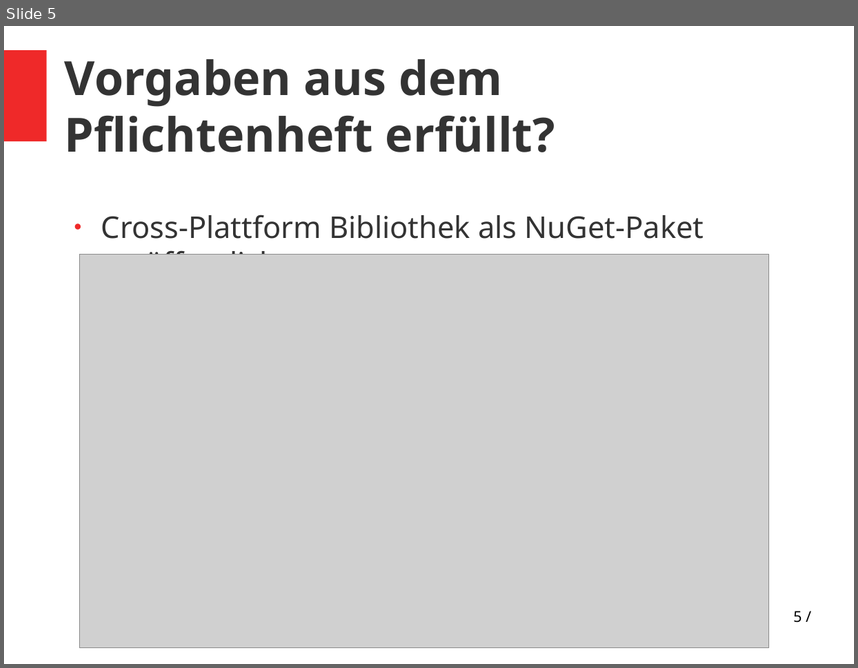
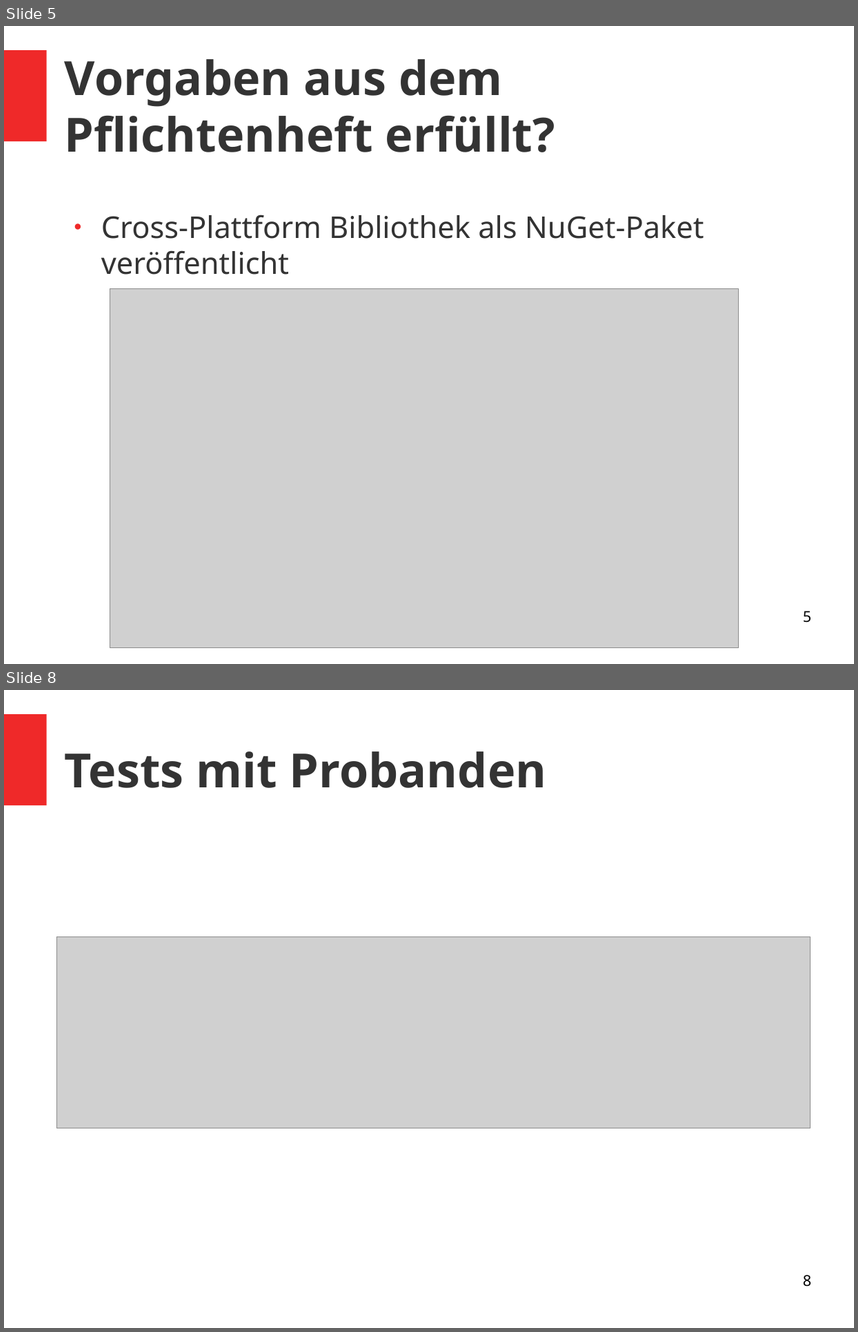
Before and after one commit to vlle1/dokumente-earablesKIT, a slide deck: Abschlusspräsi/Abschlusspräsi.odp. Shown one above the other, each under a label of ours: slide 5 before the commit, slides 5 and 8 after it; the slides between them are not shown. The pictures are 858x668 and 858x1332 pixels, drawn with LibreOffice and Linux fonts; fonts in the diff are those of the drawing; grey boxes stand for pictures. Boxes give left, top, right and bottom in pixels: in the first picture for what was removed or moved away, otherwise in the second. Text is boxed around its words. In the diff, an @@ line names an element or a change of style, - is before the commit and + after.

```diff
--- a/Abschlusspräsi/Abschlusspräsi.odp
+++ b/Abschlusspräsi/Abschlusspräsi.odp
@@ slide 8 added at (4, 690, 854, 1328), background #FFFFFF; not listed: 1 template element that a slide beside it also shows @@
@@ title added at (65, 751, 547, 788), 44 pt, text #333333, bold @@
+Tests mit Probanden
@@ picture added at (56, 937, 810, 1128) @@
@@ page number added at (803, 1274, 811, 1286), 14 pt, text #000000 @@
+8
@@ slide 5 changed as well @@
@@ text "Cross-Plattform Bibliothek als NuGet-Paket veröffentlicht" at (101, 214, 704, 274): indent changed @@
@@ picture: place and size @@
-picture at (80, 254, 769, 648)
+picture at (110, 289, 739, 648)
@@ page number at (803, 610, 811, 622): text changed @@
-5 /
+5
```
Also in this commit, not shown: 8 other slides changed, 5 other slides added, 4 slides removed, 3 other files.
